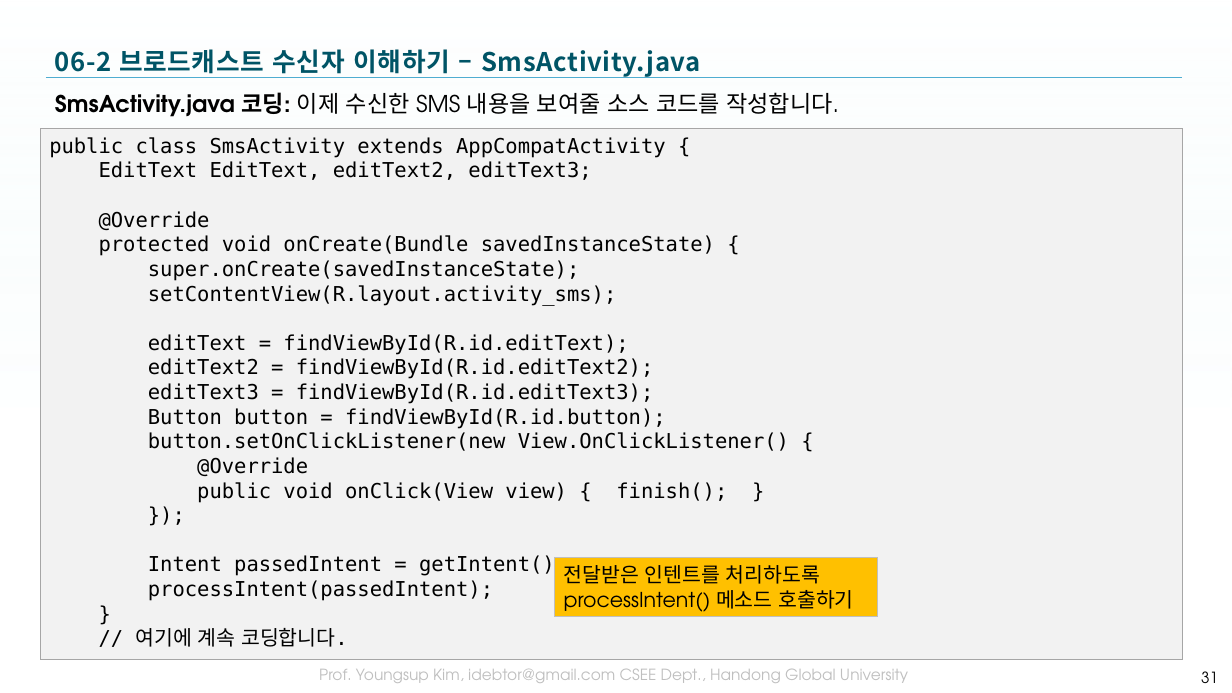
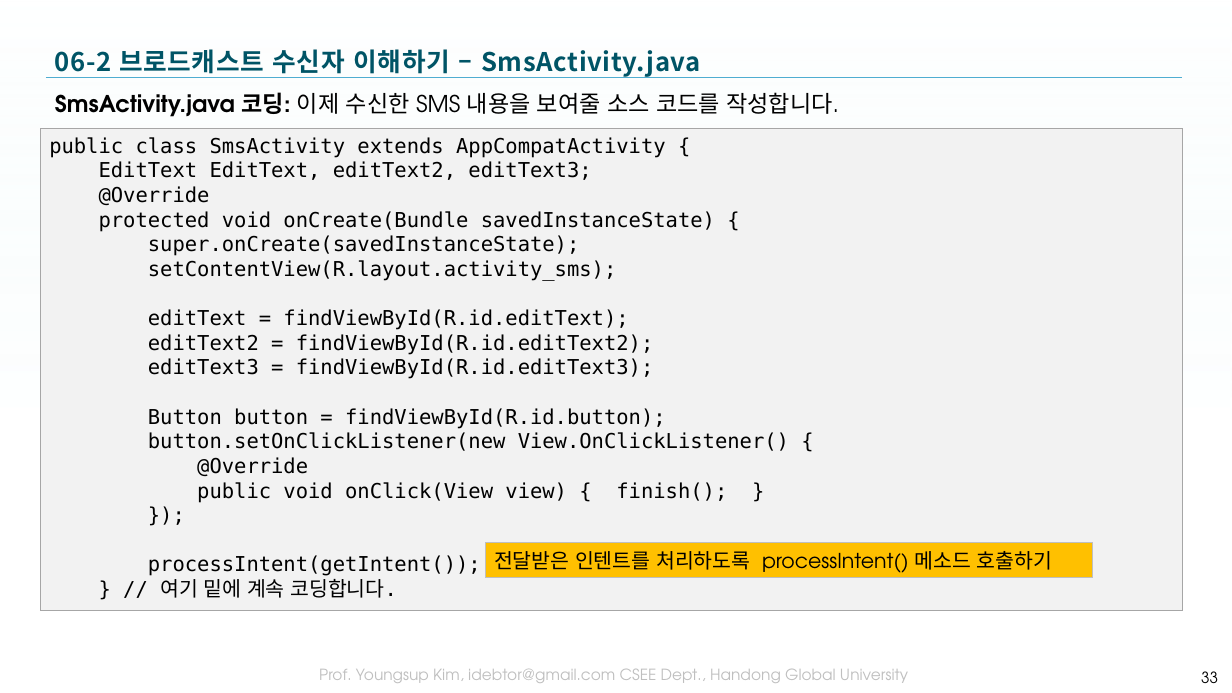
Before and after one commit to tae7841/HuStarAS, a slide deck: slide 33 of ppts/06Service.pptx (slide 31 before the commit). Drawn at 1232x693 pixels with LibreOffice and Linux fonts; fonts in the diff are those of the drawing; background and template pictures are left out. Boxes give left, top, right and bottom in pixels: in the first picture for what was removed or moved away, otherwise in the second. Text is boxed around its words. In the diff, an @@ line names an element or a change of style, - is before the commit and + after.

```diff
--- a/ppts/06Service.pptx
+++ b/ppts/06Service.pptx
@@ rectangle "public class SmsActivity extends AppCompatActivity ...": place and size @@
-rectangle "public class SmsActivity extends AppCompatActivity ..." at <box>41,128,1183,661</box>
+rectangle "public class SmsActivity extends AppCompatActivity ..." at <box>41,128,1183,611</box>
@@ text in rectangle at <box>148,555,481,598</box>: text changed @@
-Intent passedIntent = getIntent();
-processIntent(passedIntent);
-}
-// 여기에 계속 코딩합니다.
+processIntent(getIntent());
+} // 여기 밑에 계속 코딩합니다.
@@ rectangle "전달받은 인텐트를 처리하도록 processIntent() 메소드 ...": place and size @@
-rectangle "전달받은 인텐트를 처리하도록 processIntent() 메소드 ..." at <box>555,557,878,616</box>
+rectangle "전달받은 인텐트를 처리하도록 processIntent() 메소드 ..." at <box>485,543,1092,578</box>
@@ text in rectangle at <box>494,551,1052,573</box>: text changed @@
-전달받은 인텐트를 처리하도록
-processIntent() 메소드 호출하기
+전달받은 인텐트를 처리하도록 processIntent() 메소드 호출하기
@@ page number at <box>1201,671,1218,683</box>: text changed @@
-31
+33
```
Also in this commit, not shown: 15 other slides changed, 2 slides added.
